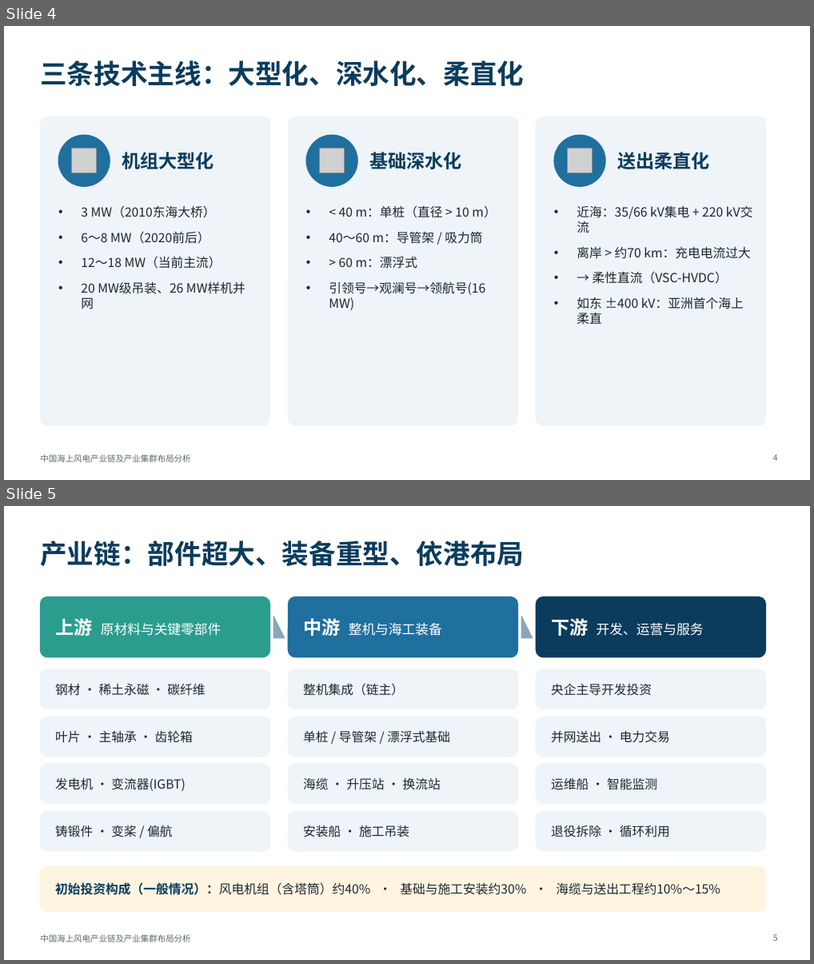
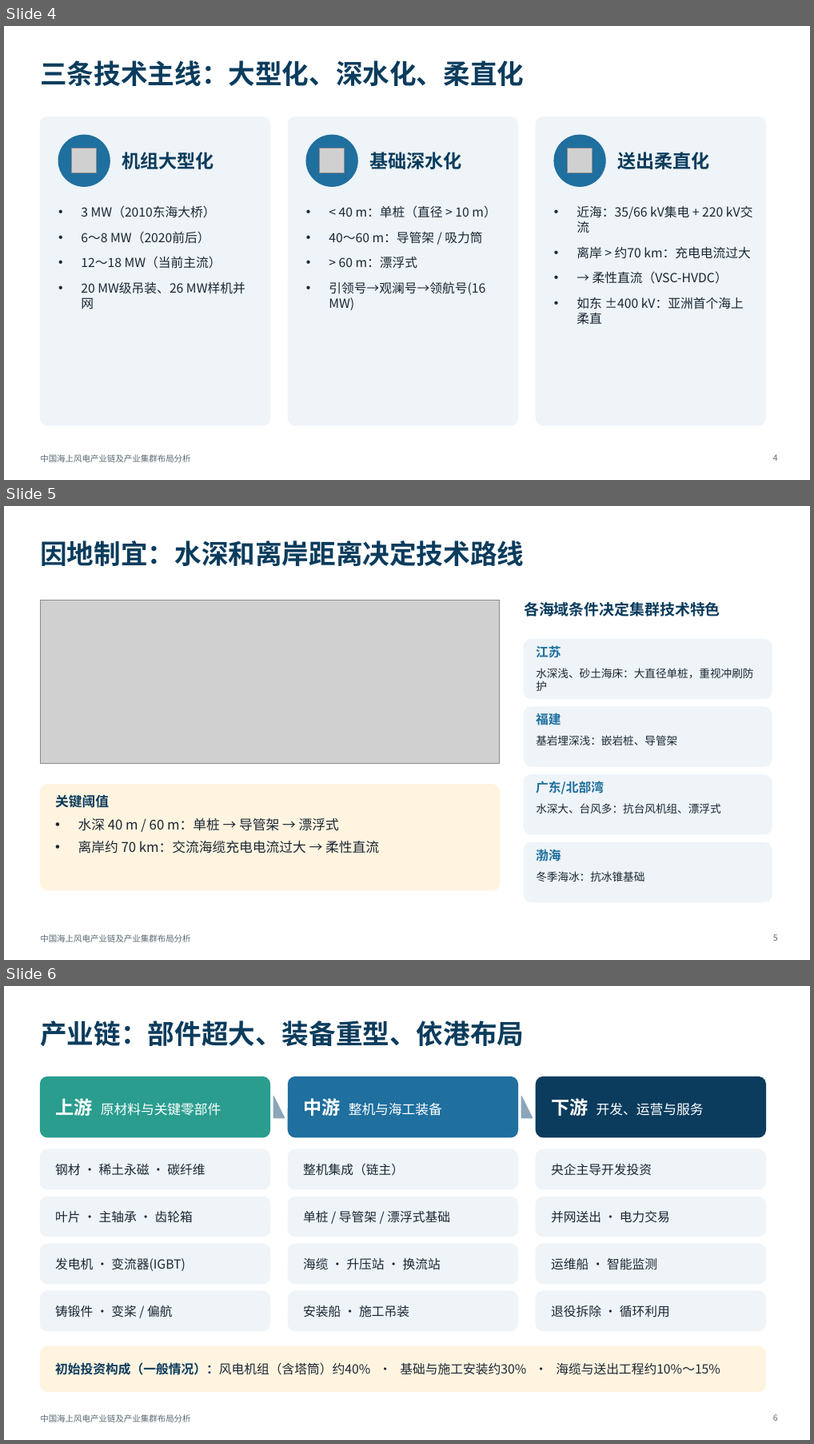
Before and after one commit to Innocheung/repo1, a slide deck: 海上风电专题研讨/中国海上风电产业链及产业集群布局分析_答辩PPT.pptx. Shown one above the other, each under a label of ours: slides 4 and 5 before the commit, slides 4, 5 and 6 after it. The pictures are 814x964 and 814x1444 pixels, drawn with LibreOffice and Linux fonts; fonts in the diff are those of the drawing; grey boxes stand for pictures. Boxes give left, top, right and bottom in pixels: in the first picture for what was removed or moved away, otherwise in the second. Text is boxed around its words. In the diff, an @@ line names an element or a change of style, - is before the commit and + after.

```diff
--- a/海上风电专题研讨/中国海上风电产业链及产业集群布局分析_答辩PPT.pptx
+++ b/海上风电专题研讨/中国海上风电产业链及产业集群布局分析_答辩PPT.pptx
@@ slide 5 added at box(4, 506, 810, 960), background #FFFFFF; not listed: 1 template element that a slide beside it also shows @@
@@ title added at box(40, 540, 524, 566), 32 pt, text #0B3C5D, bold @@
+因地制宜：水深和离岸距离决定技术路线
@@ picture added at box(40, 600, 500, 763) @@
@@ text added at box(524, 602, 721, 616), 18 pt, text #0B3C5D, bold @@
+各海域条件决定集群技术特色
@@ rounded rectangle added at box(524, 639, 772, 698), fill #EEF4F8, outline #EEF4F8 1 pt @@
@@ text added at box(536, 645, 561, 658), 15 pt, text #1F6F9F, bold @@
+江苏
@@ text added at box(536, 668, 754, 691), 13 pt, text #1B2733 @@
+水深浅、砂土海床：大直径单桩，重视冲刷防护
@@ rounded rectangle added at box(524, 707, 772, 766), fill #EEF4F8, outline #EEF4F8 1 pt @@
@@ text added at box(536, 712, 561, 728), 15 pt, text #1F6F9F, bold @@
+福建
@@ text added at box(536, 735, 678, 745), 13 pt, text #1B2733 @@
+基岩埋深浅：嵌岩桩、导管架
@@ rounded rectangle added at box(40, 784, 500, 890), fill #FFF4E0, outline #FFF4E0 1 pt @@
@@ rounded rectangle added at box(524, 775, 772, 834), fill #EEF4F8, outline #EEF4F8 1 pt @@
@@ text added at box(536, 780, 604, 794), 15 pt, text #1F6F9F, bold @@
+广东/北部湾
@@ text added at box(55, 795, 379, 853), 16 pt, text #1B2733 @@
+关键阈值
+• 水深 40 m / 60 m：单桩 → 导管架 → 漂浮式
+• 离岸约 70 km：交流海缆充电电流过大 → 柔性直流
@@ text added at box(536, 803, 721, 813), 13 pt, text #1B2733 @@
+水深大、台风多：抗台风机组、漂浮式
@@ rounded rectangle added at box(524, 842, 772, 902), fill #EEF4F8, outline #EEF4F8 1 pt @@
@@ text added at box(536, 848, 561, 861), 15 pt, text #1F6F9F, bold @@
+渤海
@@ text added at box(536, 871, 645, 881), 13 pt, text #1B2733 @@
+冬季海冰：抗冰锥基础
@@ page number added at box(774, 934, 778, 940), 10 pt, text #5C6B73 @@
+5
@@ what was slide 5 is now slide 6 @@
@@ page number at box(774, 1414, 778, 1420): text changed @@
-5
+6
```
Also in this commit, not shown: 1 slide changed, 2 other slides added, 2 other files.
